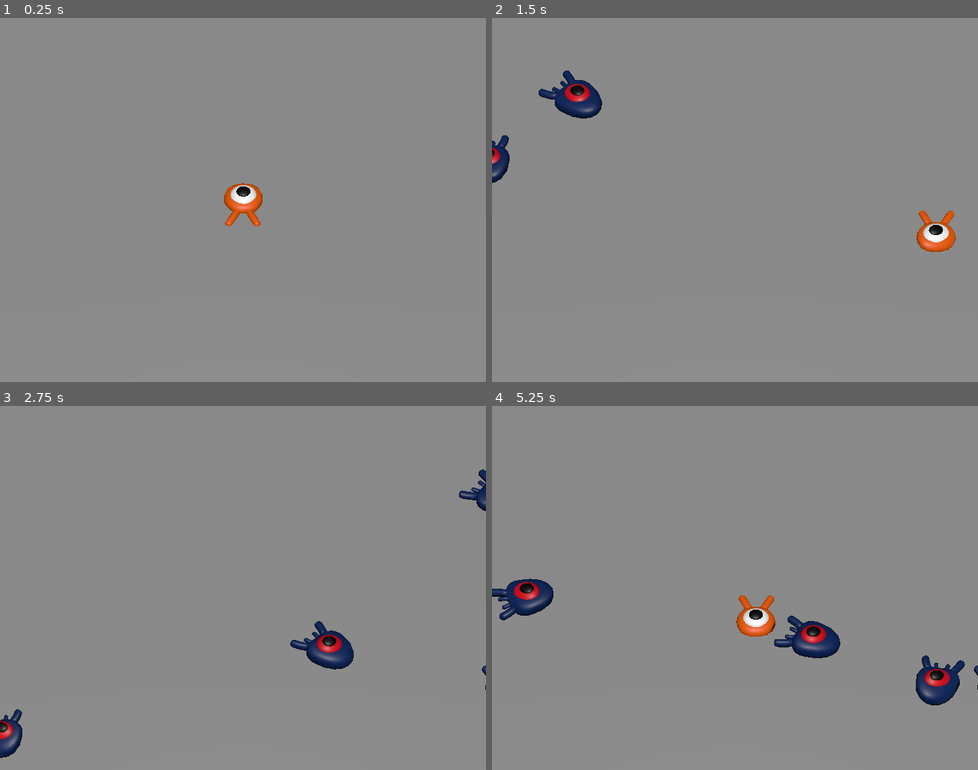
Above: before the commit, frames 1-4 (two rows, left to right).
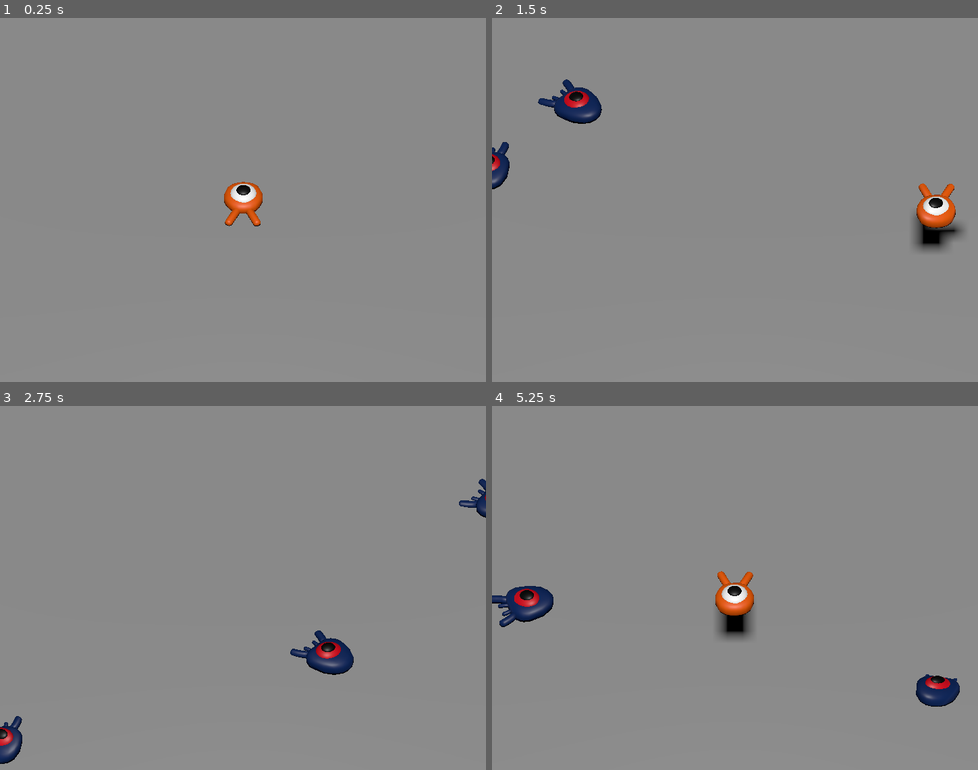
Above: after the commit, the same moments.

Repository: onionbulbperception/godot_your_first_3d_game
Game: Godot game, scene res://scenes/main.tscn
The game is run twice, just before and just after one commit, with the same random seed, the same clock (stepped at 60 frames per second) and the same inputs. Before the commit the project has no main scene; this scene is started directly in both runs.
Inputs:
- Up to frame 1 (0.25 s): no input
- Up to frame 2 (1.5 s): tap Enter at 0.5 s; hold Right (move_right) 0.53-1.28 s; tap Space (jump) at 0.6, 0.77, 1.07, 1.35 s; hold Down (move_back) from 1.28 s (still down)
- Up to frame 3 (2.75 s): tap Space (jump) at 1.52, 1.82, 2.1 s; release Down (move_back) at 2.03 s; hold Right (move_right) from 2.03 s (still down)
- Up to frame 4 (5.25 s): release Right (move_right) at 2.78 s; hold Up (move_forward) 2.78-3.53 s; tap Space (jump) at 2.85, 3.02, 3.32, 3.6, 3.77, 4.07, 4.35, 4.52, 4.82, 5.1 s; hold Left (move_left) 3.53-5.03 s; hold Down (move_back) from 5.03 s (still down)

The runs differ from the first frame. In frame 1, 0.2% of the frame differs, in the area x 46-55%, y 45-58%; in frame 2, 2.4%; in frame 3, 1.7%; in frame 4, 4.1%, in the area x 0-100%, y 45-83%.

Commit message:
Added jumping & squashing mobs

Diff:
--- a/project.godot
+++ b/project.godot
@@ -11,6 +11,7 @@
 [application]
 
 config/name="Squash the Creeps (3D)"
+run/main_scene="res://scenes/main.tscn"
 config/features=PackedStringArray("4.3")
 config/icon="res://icon.png"
 
@@ -56,6 +57,12 @@
 ]
 }
 
+[layer_names]
+
+3d_physics/layer_1="player"
+3d_physics/layer_2="enemies"
+3d_physics/layer_3="world"
+
 [rendering]
 
 quality/driver/driver_name="GLES2"
--- a/scenes/main.tscn
+++ b/scenes/main.tscn
@@ -29,6 +29,8 @@
 
 [node name="Ground" type="StaticBody3D" parent="."]
 transform = Transform3D(1, 0, 0, 0, 1, 0, 0, 0, 1, 0, -1, 0)
+collision_layer = 4
+collision_mask = 0
 
 [node name="CollisionShape3D" type="CollisionShape3D" parent="Ground"]
 shape = SubResource("BoxShape3D_xfjkc")
@@ -73,7 +75,7 @@
 curve = SubResource("Curve3D_ck5f2")
 
 [node name="SpawnLocation" type="PathFollow3D" parent="SpawnPath"]
-transform = Transform3D(0.00375933, 0, -0.999993, 0, 1, 0, 0.999993, 0, 0.00375933, -13.0819, 0, -12.8867)
+transform = Transform3D(0.00375933, 0, -0.999992, 0, 1, 0, 0.999992, 0, 0.00375933, -13.0819, 0, -12.8867)
 
 [node name="MobTimer" type="Timer" parent="."]
 wait_time = 0.5
--- a/scenes/mob.tscn
+++ b/scenes/mob.tscn
@@ -6,7 +6,9 @@
 [sub_resource type="BoxShape3D" id="BoxShape3D_5ul3h"]
 size = Vector3(1.32721, 1, 2.37836)
 
-[node name="Mob" type="CharacterBody3D"]
+[node name="Mob" type="CharacterBody3D" groups=["mob"]]
+collision_layer = 2
+collision_mask = 0
 script = ExtResource("1_i6b45")
 
 [node name="Pivot" type="Node3D" parent="."]
--- a/scenes/player.tscn
+++ b/scenes/player.tscn
@@ -7,9 +7,11 @@
 radius = 1.0
 
 [node name="Player" type="CharacterBody3D"]
+collision_mask = 6
 script = ExtResource("1_8wppy")
 
 [node name="Pivot" type="Node3D" parent="."]
+transform = Transform3D(1, 0, 0, 0, 1, 0, 0, 0, 1, 0, 0.1, 0)
 
 [node name="Character" parent="Pivot" instance=ExtResource("1_l2ayl")]
 
--- a/scripts/mob.gd
+++ b/scripts/mob.gd
@@ -1,4 +1,8 @@
 extends CharacterBody3D
+
+
+# Emitted when the player jumped on the mob.
+signal squashed
 
 
 # Minimum speed of the mob in meters per second.
@@ -29,5 +33,10 @@
 	velocity = velocity.rotated(Vector3.UP, rotation.y)
 
 
+func squash():
+	squashed.emit()
+	queue_free()
+
+
 func _on_visible_on_screen_notifier_3d_screen_exited() -> void:
 	queue_free()
--- a/scripts/player.gd
+++ b/scripts/player.gd
@@ -5,6 +5,11 @@
 @export var speed = 14
 # The downward acceleration when in the air, in meters per second squared.
 @export var fall_acceleration = 75
+# Vertical impulse applied to the character upon jumping in meters per second.
+@export var jump_impulse = 20
+# Vertical impulse applied to the character upon bouncing over a mob in
+# meters per second.
+@export var bounce_impulse = 16
 
 
 var target_velocity = Vector3.ZERO
@@ -41,4 +46,30 @@
 
 	# Moving the Character
 	velocity = target_velocity
+
+	# Jumping.
+	if is_on_floor() and Input.is_action_just_pressed("jump"):
+		target_velocity.y = jump_impulse
+
+	# Iterate through all collisions that occurred this frame
+	for index in range(get_slide_collision_count()):
+		# We get one of the collisions with the player
+		var collision = get_slide_collision(index)
+
+		# If the collision is with ground
+		if collision.get_collider() == null:
+			continue
+
+		# If the collider is with a mob
+		if collision.get_collider().is_in_group("mob"):
+			var mob = collision.get_collider()
+			# we check that we are hitting it from above.
+			if Vector3.UP.dot(collision.get_normal()) > 0.7:
+				# print(Vector3.UP.dot(collision.get_normal()))
+				# If so, we squash it and bounce.
+				mob.squash()
+				target_velocity.y = bounce_impulse
+				# Prevent further duplicate calls.
+				break
+
 	move_and_slide()
